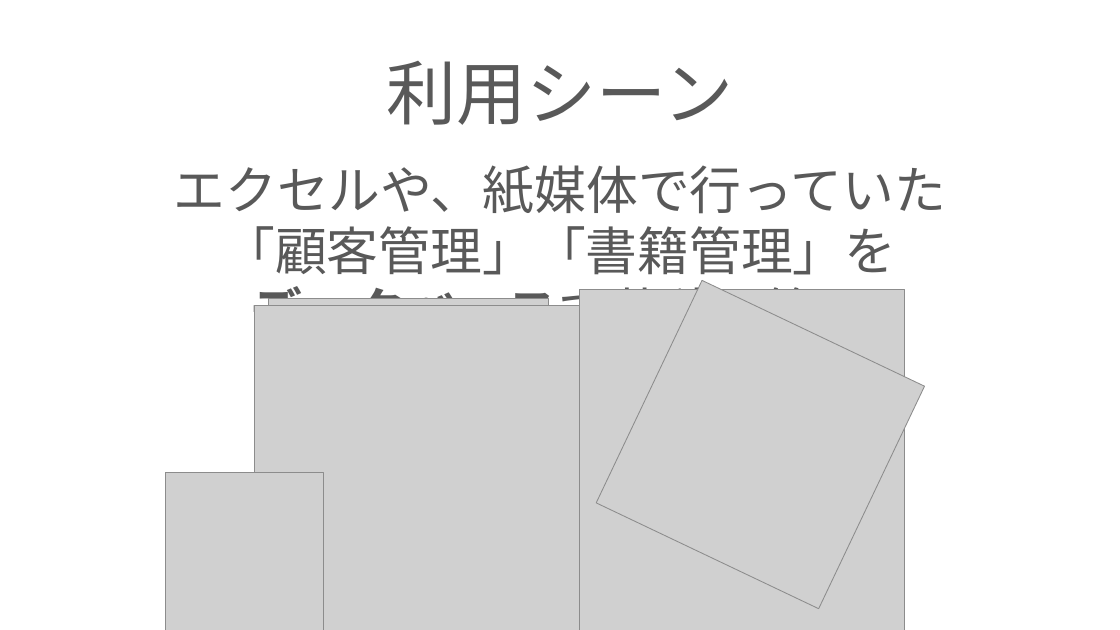
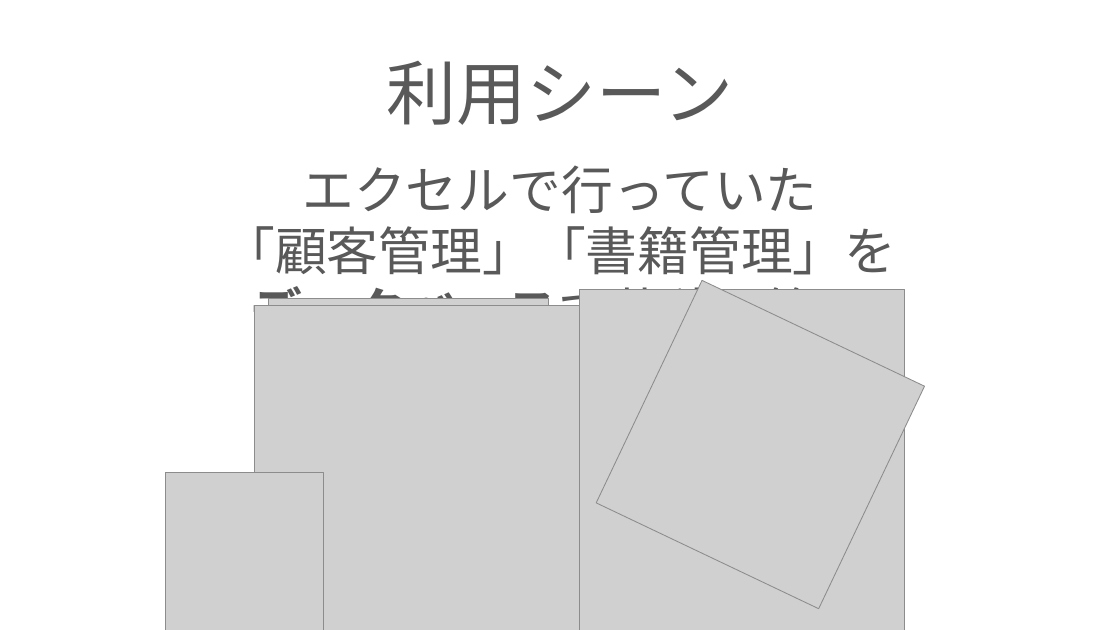
Before and after one commit to ivy239007/PG-, a slide deck: slide 7 of プレゼン資料.pptx (slide 6 before the commit). Drawn at 1120x630 pixels with LibreOffice and Linux fonts; fonts in the diff are those of the drawing; grey boxes stand for pictures; background and template pictures are left out. Boxes give left, top, right and bottom in pixels: in the first picture for what was removed or moved away, otherwise in the second. Text is boxed around its words. In the diff, an @@ line names an element or a change of style, - is before the commit and + after.

```diff
--- a/プレゼン資料.pptx
+++ b/プレゼン資料.pptx
@@ subtitle at (302,165,817,214): text changed @@
-エクセルや、紙媒体で行っていた
+エクセルで行っていた
```
Also in this commit, not shown: 5 other slides changed, 1 slide added, 1 other file.
